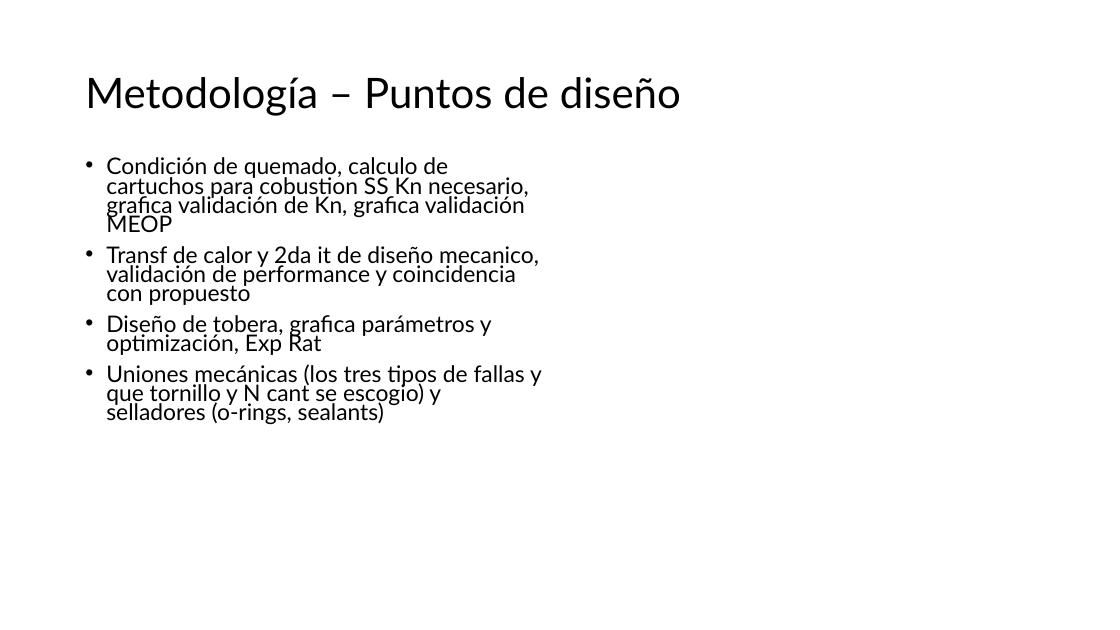
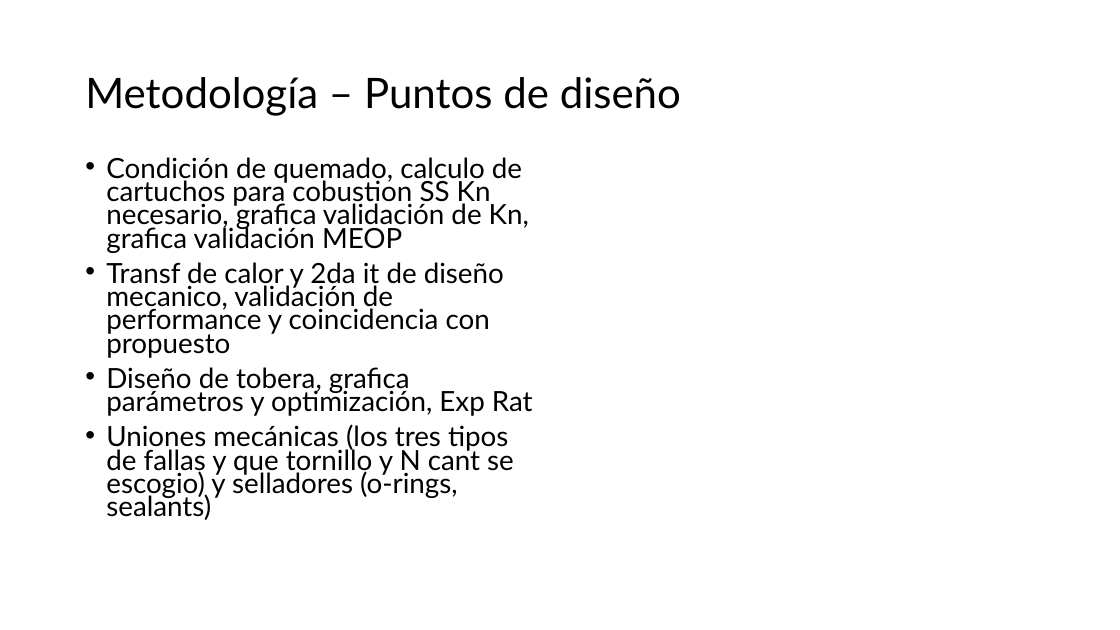
Before and after one commit to Archimedean2345/The-thermal-repository, a slide deck: slide 33 of PIAE2-Presentacion Tecnica.pptx (slide 29 before the commit). Drawn at 1120x630 pixels with LibreOffice and Linux fonts; fonts in the diff are those of the drawing. Boxes give left, top, right and bottom in pixels: in the first picture for what was removed or moved away, otherwise in the second. Text is boxed around its words. In the diff, an @@ line names an element or a change of style, - is before the commit and + after.

Commit message:
Update assembly, case model, and technical presentation
Modified SolidWorks assembly and case part files, as well as the technical presentation. Changes may include design updates or corrections to the models and presentation content.

```diff
--- a/PIAE2-Presentacion Tecnica.pptx
+++ b/PIAE2-Presentacion Tecnica.pptx
@@ text "Condición de quemado, calculo de ..." at <box>106,157,533,520</box>: size 19.6 to 23.8 pt @@
```
Also in this commit, not shown: 3 other slides changed, 4 slides added, 2 other files.
